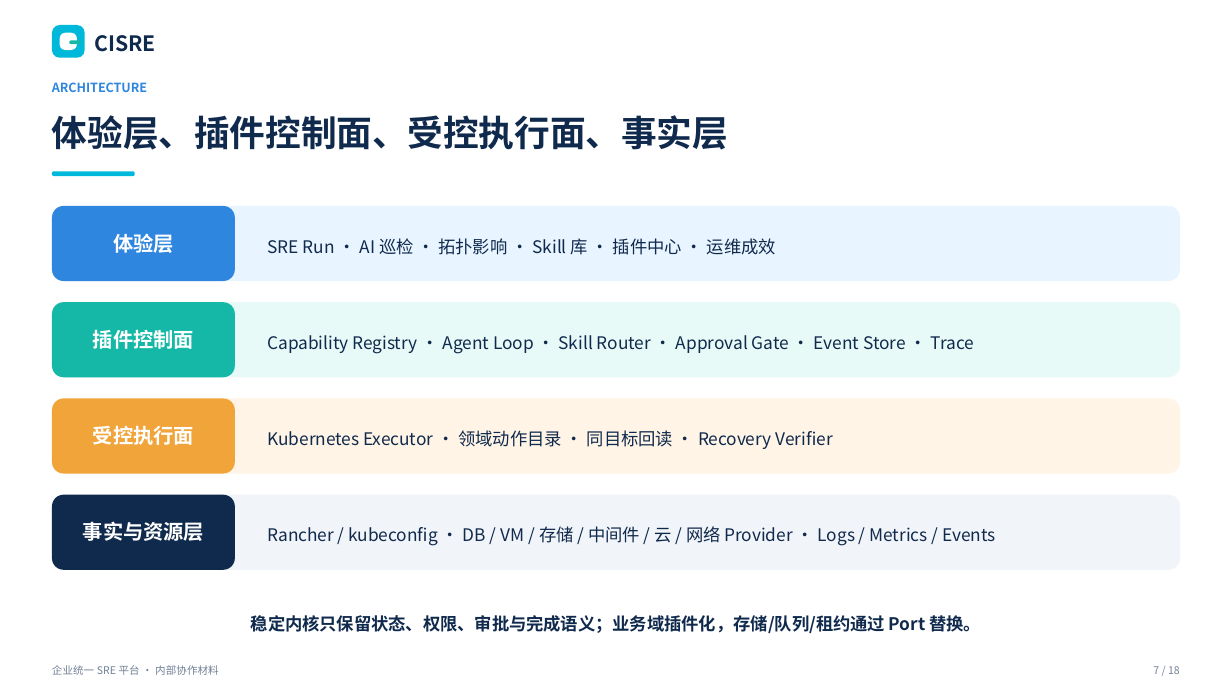
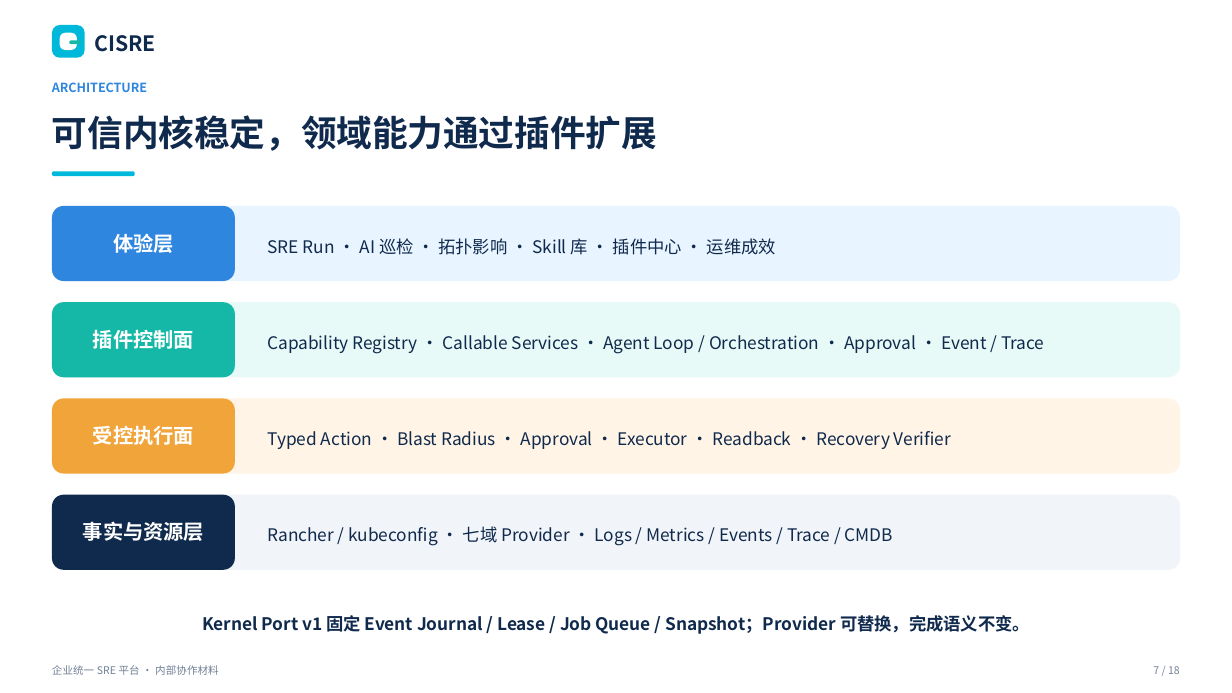
Before and after one commit to William-Lu-stack/Flawless, a slide deck: slide 7 of docs/CISRE_ENTERPRISE_OPS_PLATFORM.pptx. Drawn at 1232x693 pixels with LibreOffice and Linux fonts; fonts in the diff are those of the drawing. Boxes give left, top, right and bottom in pixels: in the first picture for what was removed or moved away, otherwise in the second. Text is boxed around its words. In the diff, an @@ line names an element or a change of style, - is before the commit and + after.

```diff
--- a/docs/CISRE_ENTERPRISE_OPS_PLATFORM.pptx
+++ b/docs/CISRE_ENTERPRISE_OPS_PLATFORM.pptx
@@ text at <box>52,115,657,151</box>: text changed @@
-体验层、插件控制面、受控执行面、事实层
+可信内核稳定，领域能力通过插件扩展
@@ text at <box>268,335,1044,354</box>: text changed @@
-Capability Registry · Agent Loop · Skill Router · Approval Gate · Event Store · Trace
+Capability Registry · Callable Services · Agent Loop / Orchestration · Approval · Event / Trace
@@ text at <box>268,431,951,449</box>: text changed @@
-Kubernetes Executor · 领域动作目录 · 同目标回读 · Recovery Verifier
+Typed Action · Blast Radius · Approval · Executor · Readback · Recovery Verifier
@@ text at <box>268,526,893,546</box>: text changed @@
-Rancher / kubeconfig · DB / VM / 存储 / 中间件 / 云 / 网络 Provider · Logs / Metrics / Events
+Rancher / kubeconfig · 七域 Provider · Logs / Metrics / Events / Trace / CMDB
@@ text at <box>202,615,1030,634</box>: text changed @@
-稳定内核只保留状态、权限、审批与完成语义；业务域插件化，存储/队列/租约通过 Port 替换。
+Kernel Port v1 固定 Event Journal / Lease / Job Queue / Snapshot；Provider 可替换，完成语义不变。
```
Also in this commit, not shown: 12 other slides changed, 35 other files.
